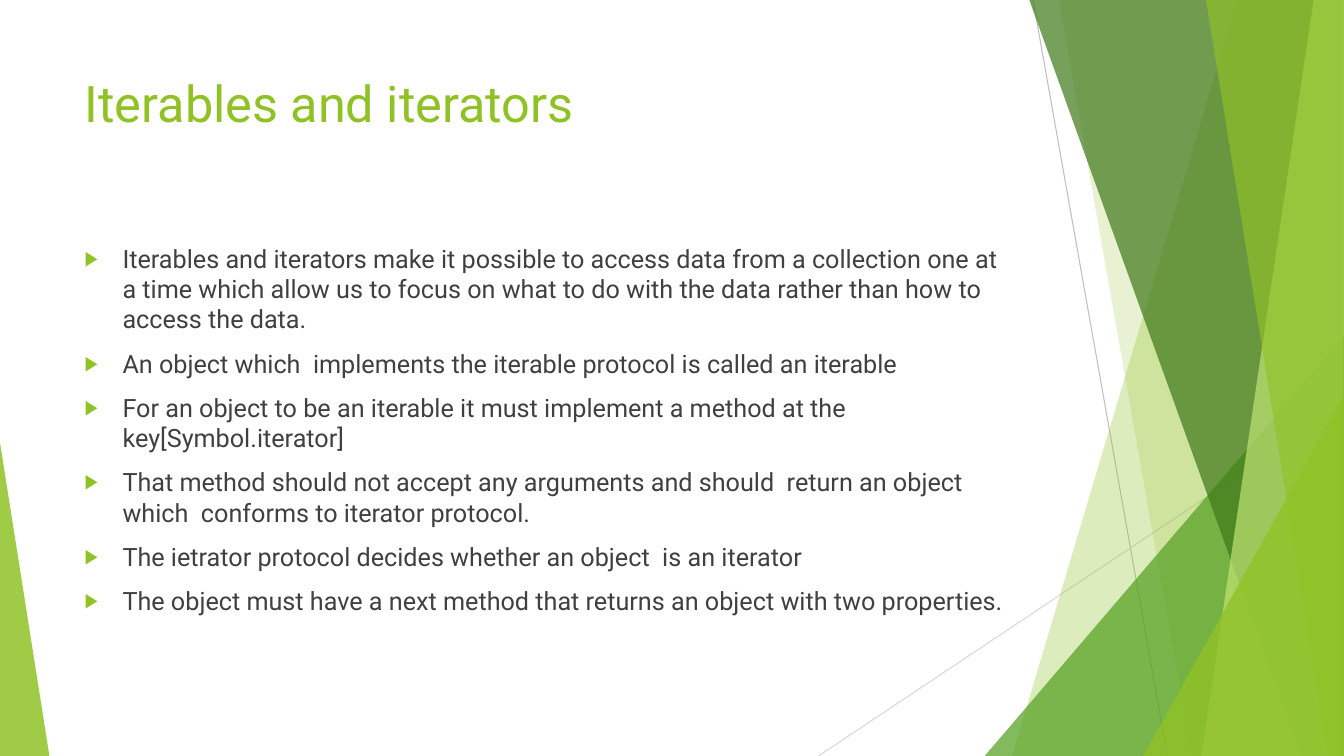
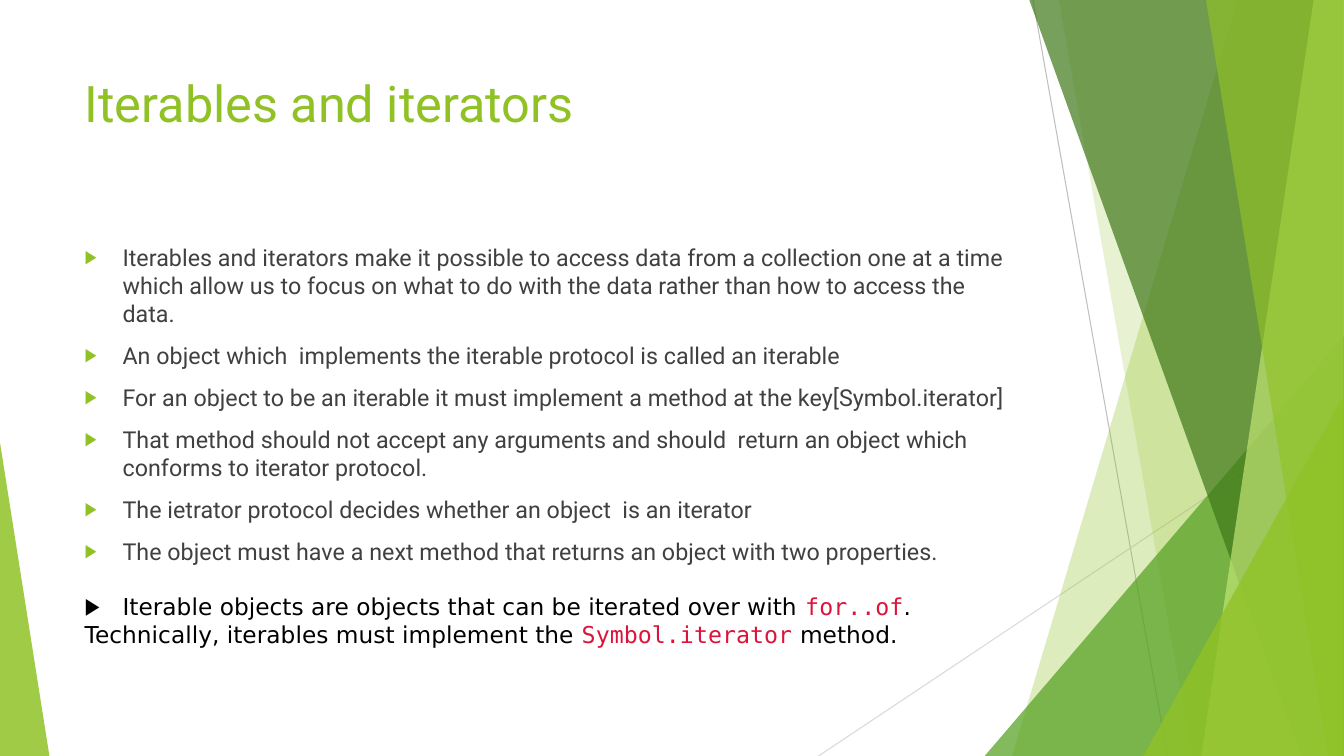
Before and after one commit to divyaparyani67/JavaScript_BAsics, a slide deck: slide 9 of JavaScript Advance/JavaScript Advance.pptx. Drawn at 1344x756 pixels with LibreOffice and Linux fonts; fonts in the diff are those of the drawing. Boxes give left, top, right and bottom in pixels: in the first picture for what was removed or moved away, otherwise in the second. Text is boxed around its words. In the diff, an @@ line names an element or a change of style, - is before the commit and + after.

```diff
--- a/JavaScript Advance/JavaScript Advance.pptx
+++ b/JavaScript Advance/JavaScript Advance.pptx
@@ text at [123, 248, 1003, 565]: size 18 to 16.6 pt in "Iterables and iterators make it possible to ...", "An object which implements the iterable protocol ...", "For an object to be an iterable ...", "That method should not accept any arguments ..." and 2 more places @@
@@ text at [85, 597, 911, 648]: paragraphs added @@
+▶ Iterable objects are objects that can be iterated over with for..of.
+Technically, iterables must implement the Symbol.iterator method.
```
Also in this commit, not shown: 1 other slide changed, 7 other files.
